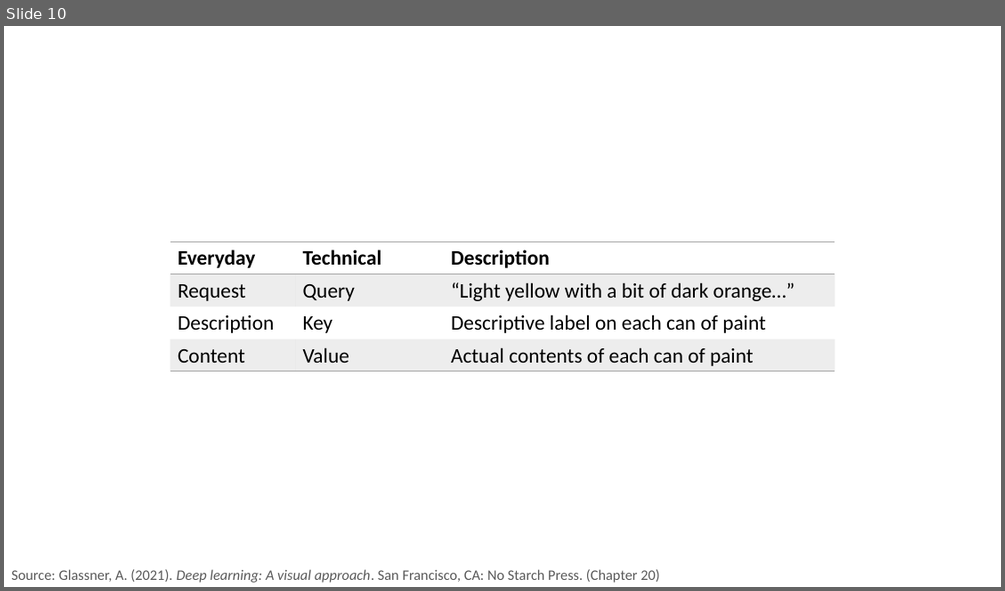
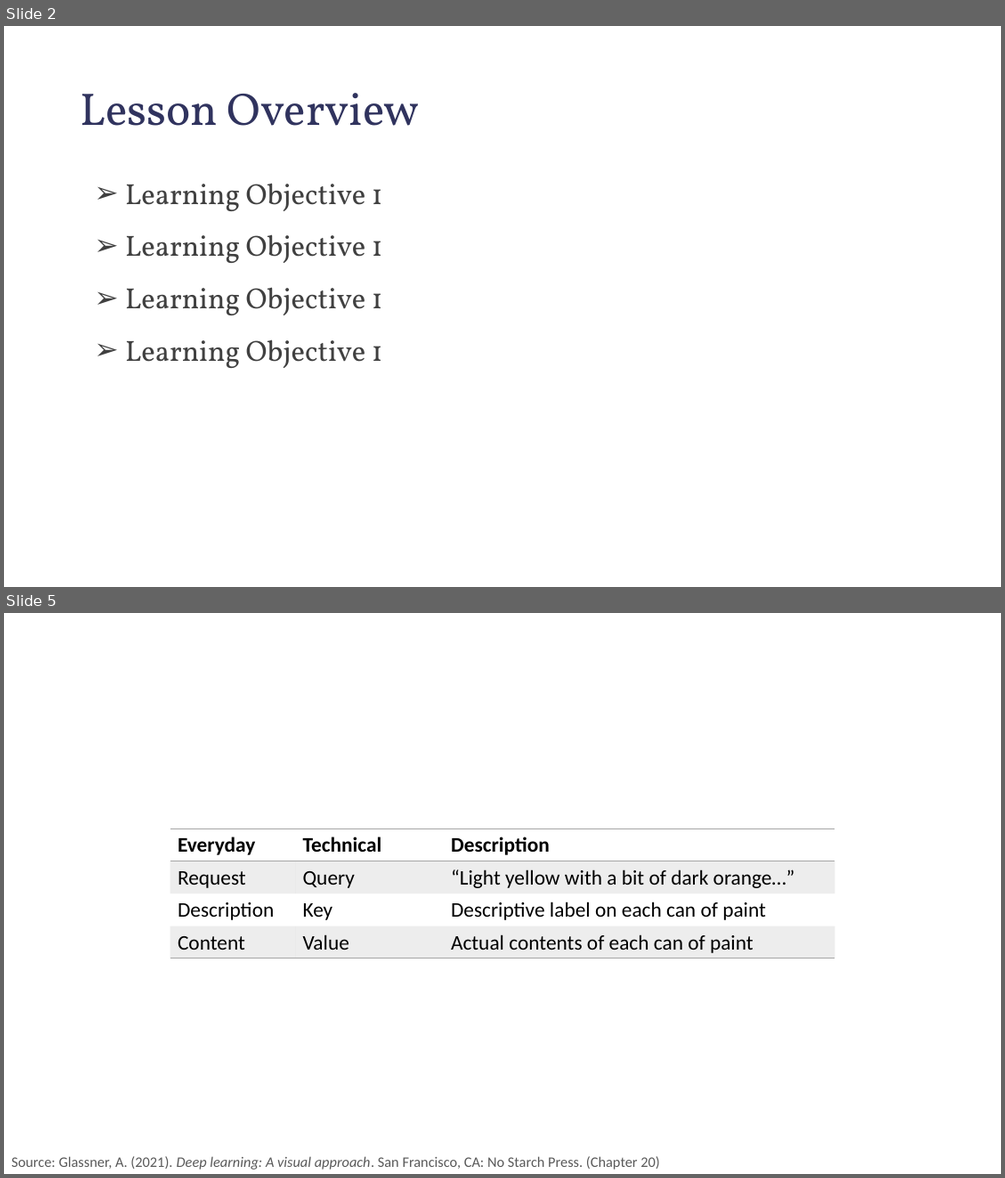
Before and after one commit to PracticumAI/transformers, a slide deck: presentations/02_transformers_attention.pptx. Shown one above the other, each under a label of ours: slide 10 before the commit, slides 2 and 5 after it; the slides between them are not shown. The pictures are 1005x591 and 1005x1178 pixels, drawn with LibreOffice and Linux fonts; fonts in the diff are those of the drawing. Boxes give left, top, right and bottom in pixels: in the first picture for what was removed or moved away, otherwise in the second. Text is boxed around its words. In the diff, an @@ line names an element or a change of style, - is before the commit and + after.

```diff
--- a/presentations/02_transformers_attention.pptx
+++ b/presentations/02_transformers_attention.pptx
@@ slide 2 added at [4, 26, 1001, 587], background #FFFFFF @@
@@ title added at [80, 93, 420, 126], 44 pt, text #30335E @@
+Lesson Overview
@@ text added at [125, 183, 383, 211], 28 pt, text #404040 @@
+➢ Learning Objective 1
@@ text added at [125, 234, 383, 263], 28 pt, text #404040 @@
+➢ Learning Objective 1
@@ text added at [125, 287, 383, 315], 28 pt, text #404040 @@
+➢ Learning Objective 1
@@ text added at [125, 339, 383, 368], 28 pt, text #404040 @@
+➢ Learning Objective 1
@@ what was slide 10 is now slide 5 @@
```
Also in this commit, not shown: 3 slides changed, 7 other slides added, 5 slides removed, 1 other file.
